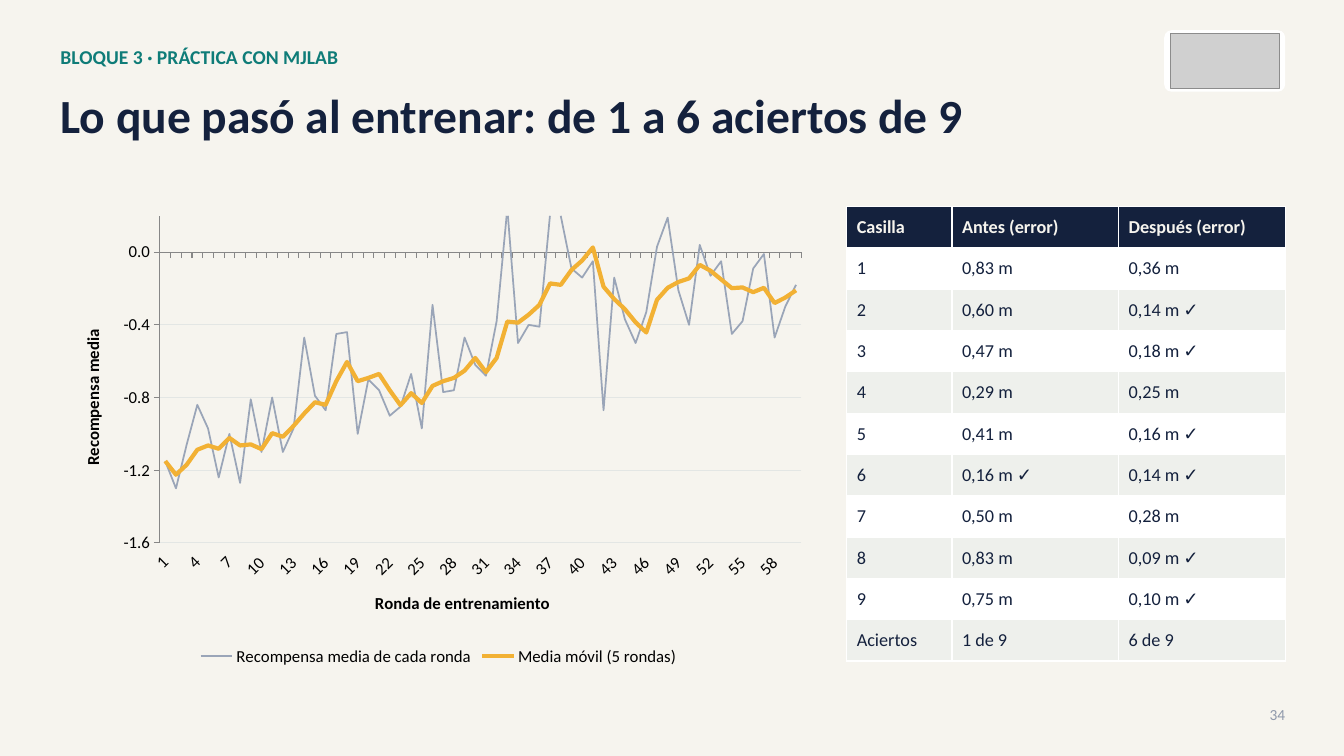
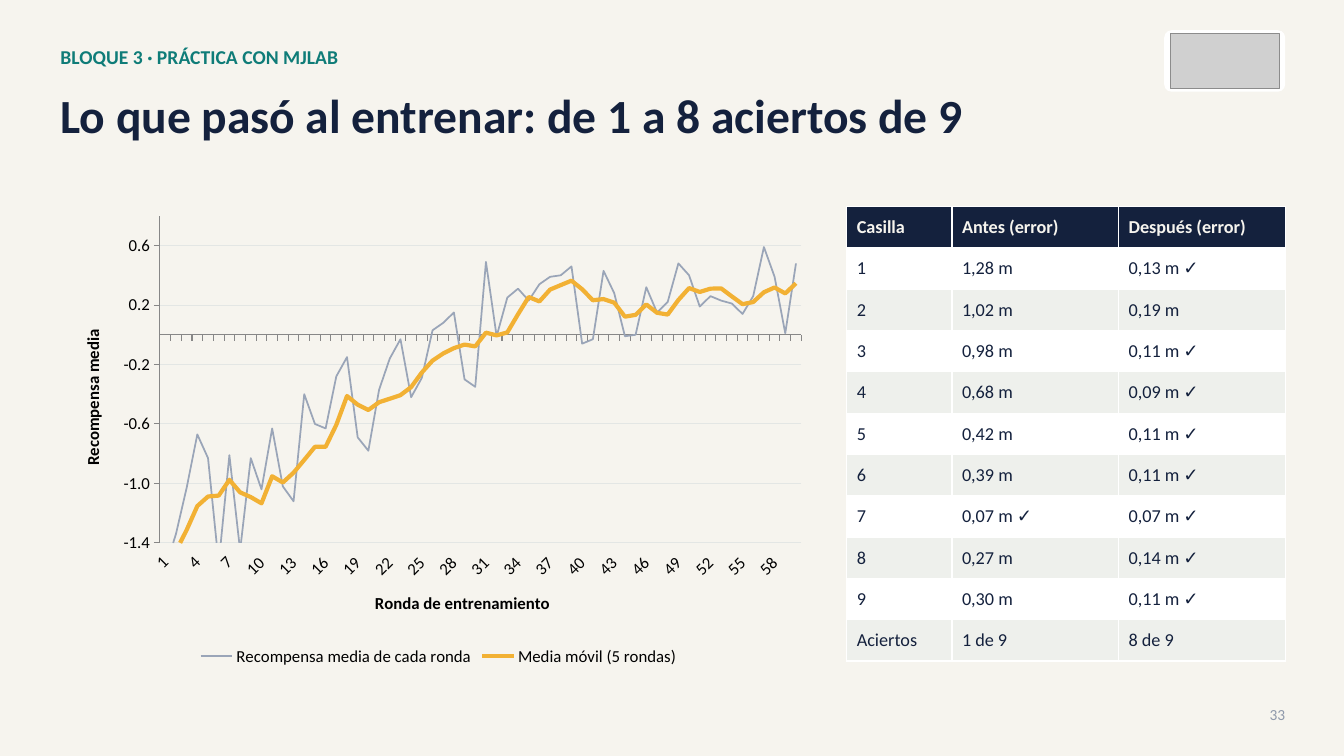
Before and after one commit to david2526IA/taller_microduck_windows, a slide deck: slide 33 of workshop-ia-fisica/presentaciones/Presentacion_03_taller_completo.pptx (slide 34 before the commit). Drawn at 1344x756 pixels with LibreOffice and Linux fonts; fonts in the diff are those of the drawing; grey boxes stand for pictures. Boxes give left, top, right and bottom in pixels: in the first picture for what was removed or moved away, otherwise in the second. Text is boxed around its words. In the diff, an @@ line names an element or a change of style, - is before the commit and + after.

```diff
--- a/workshop-ia-fisica/presentaciones/Presentacion_03_taller_completo.pptx
+++ b/workshop-ia-fisica/presentaciones/Presentacion_03_taller_completo.pptx
@@ text at <box>60,99,963,141</box>: text changed @@
-Lo que pasó al entrenar: de 1 a 6 aciertos de 9
+Lo que pasó al entrenar: de 1 a 8 aciertos de 9
@@ line chart at <box>60,207,817,670</box> @@
-Recompensa media de cada ronda: -1.15, -1.3, -1.06, -0.84, -0.97, -1.24, -1, -1.27, -0.81, -1.1, -0.8, -1.1, -0.97, -0.47, -0.79, -0.87, -0.45, -0.44, -1, -0.7, -0.76, -0.9, -0.85, -0.67, -0.97, -0.29, -0.77, -0.76, -0.47, -0.62, -0.68, -0.38, 0.24, -0.5, -0.4, -0.41, 0.21, 0.2, -0.09, -0.14, -0.05, -0.87, -0.14, -0.37, -0.5, -0.33, 0.03, 0.19, -0.21, -0.4, 0.04, -0.13, -0.05, -0.45, -0.38, -0.09, -0.01, -0.47, -0.3, -0.18
+Recompensa media de cada ronda: -1.57, -1.34, -1.03, -0.67, -0.83, -1.54, -0.81, -1.45, -0.83, -1.04, -0.63, -1.02, -1.12, -0.4, -0.6, -0.63, -0.28, -0.15, -0.69, -0.78, -0.37, -0.16, -0.03, -0.42, -0.29, 0.03, 0.08, 0.15, -0.3, -0.35, 0.49, -0.01, 0.25, 0.31, 0.23, 0.34, 0.39, 0.4, 0.46, -0.06, -0.03, 0.43, 0.28, -0.01, 0, 0.32, 0.15, 0.22, 0.48, 0.4, 0.19, 0.26, 0.23, 0.21, 0.14, 0.26, 0.59, 0.39, 0.01, 0.48
-Media móvil (5 rondas): -1.15, -1.23, -1.17, -1.09, -1.06, -1.08, -1.02, -1.06, -1.06, -1.08, -1, -1.02, -0.96, -0.89, -0.83, -0.84, -0.71, -0.6, -0.71, -0.69, -0.67, -0.76, -0.84, -0.78, -0.83, -0.74, -0.71, -0.69, -0.65, -0.58, -0.66, -0.58, -0.38, -0.39, -0.34, -0.29, -0.17, -0.18, -0.1, -0.05, 0.03, -0.19, -0.26, -0.31, -0.39, -0.44, -0.26, -0.2, -0.16, -0.14, -0.07, -0.1, -0.15, -0.2, -0.19, -0.22, -0.2, -0.28, -0.25, -0.21
+Media móvil (5 rondas): -1.57, -1.46, -1.31, -1.15, -1.09, -1.08, -0.98, -1.06, -1.09, -1.13, -0.95, -0.99, -0.93, -0.84, -0.75, -0.75, -0.61, -0.41, -0.47, -0.51, -0.45, -0.43, -0.41, -0.35, -0.25, -0.17, -0.13, -0.09, -0.07, -0.08, 0.01, 0, 0.02, 0.14, 0.25, 0.22, 0.3, 0.33, 0.36, 0.31, 0.23, 0.24, 0.22, 0.12, 0.13, 0.2, 0.15, 0.14, 0.23, 0.31, 0.29, 0.31, 0.31, 0.26, 0.21, 0.22, 0.29, 0.32, 0.28, 0.35
@@ value axis changed @@
@@ table at <box>847,207,1285,661</box> @@
-row 2, column 2: 0,83 m
+row 2, column 2: 1,28 m
-row 2, column 3: 0,36 m
+row 2, column 3: 0,13 m ✓
-row 3, column 2: 0,60 m
+row 3, column 2: 1,02 m
-row 3, column 3: 0,14 m ✓
+row 3, column 3: 0,19 m
-row 4, column 2: 0,47 m
+row 4, column 2: 0,98 m
-row 4, column 3: 0,18 m ✓
+row 4, column 3: 0,11 m ✓
-row 5, column 2: 0,29 m
+row 5, column 2: 0,68 m
-row 5, column 3: 0,25 m
+row 5, column 3: 0,09 m ✓
-row 6, column 2: 0,41 m
+row 6, column 2: 0,42 m
-row 6, column 3: 0,16 m ✓
+row 6, column 3: 0,11 m ✓
-row 7, column 2: 0,16 m ✓
+row 7, column 2: 0,39 m
-row 7, column 3: 0,14 m ✓
+row 7, column 3: 0,11 m ✓
-row 8, column 2: 0,50 m
+row 8, column 2: 0,07 m ✓
-row 8, column 3: 0,28 m
+row 8, column 3: 0,07 m ✓
-row 9, column 2: 0,83 m
+row 9, column 2: 0,27 m
-row 9, column 3: 0,09 m ✓
+row 9, column 3: 0,14 m ✓
-row 10, column 2: 0,75 m
+row 10, column 2: 0,30 m
-row 10, column 3: 0,10 m ✓
+row 10, column 3: 0,11 m ✓
-row 11, column 3: 6 de 9
+row 11, column 3: 8 de 9
@@ text at <box>1270,710,1286,720</box>: text changed @@
-34
+33
```
Also in this commit, not shown: 31 other slides changed, 1 slide added, 1 slide removed, 14 other files.
